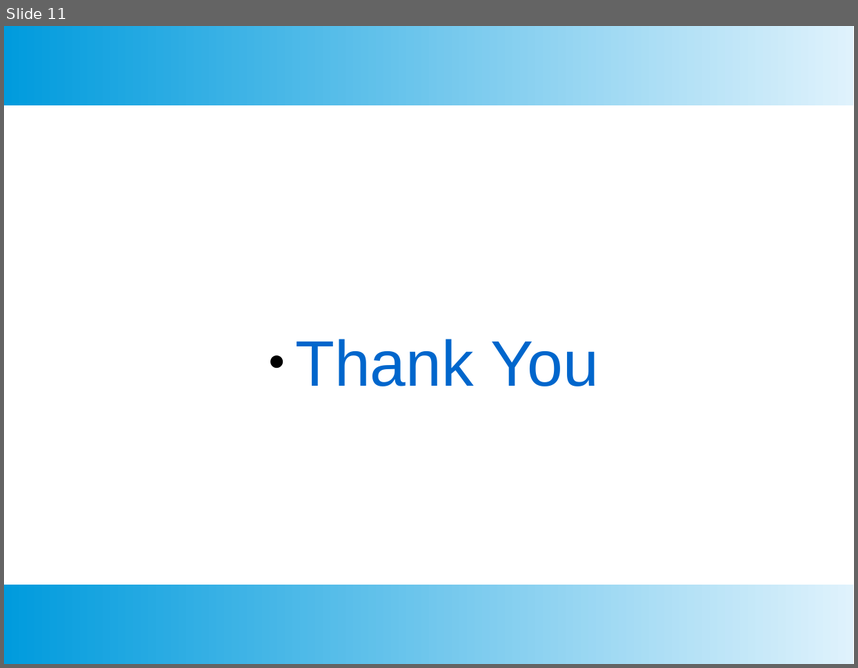
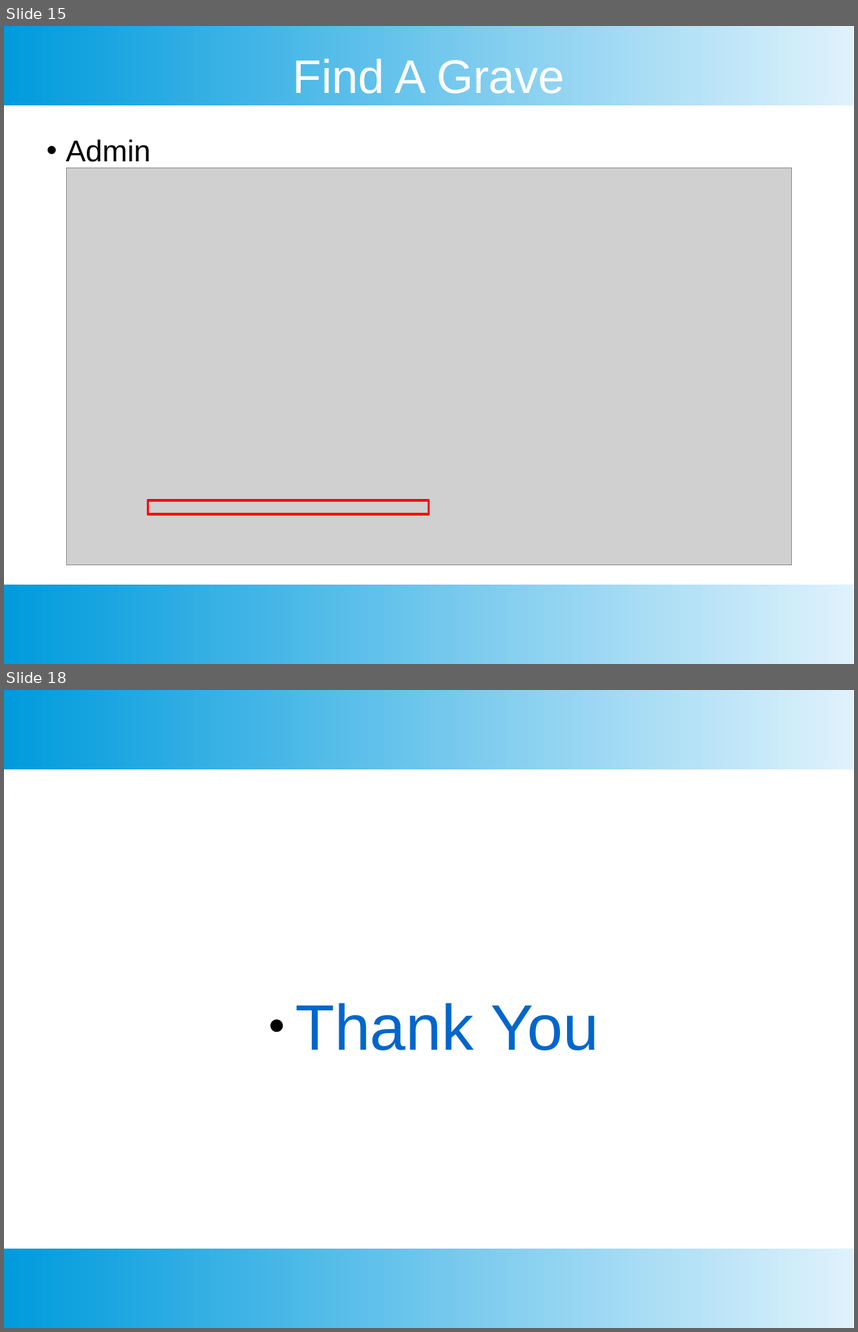
Before and after one commit to Dowens00/veteransmuseum, a slide deck: MiscFiles/Final Presentation V2.pptx. Shown one above the other, each under a label of ours: slide 11 before the commit, slides 15 and 18 after it; the slides between them are not shown. The pictures are 858x668 and 858x1332 pixels, drawn with LibreOffice and Linux fonts; fonts in the diff are those of the drawing; grey boxes stand for pictures. Boxes give left, top, right and bottom in pixels: in the first picture for what was removed or moved away, otherwise in the second. Text is boxed around its words. In the diff, an @@ line names an element or a change of style, - is before the commit and + after.

```diff
--- a/MiscFiles/Final Presentation V2.pptx
+++ b/MiscFiles/Final Presentation V2.pptx
@@ slide 15 added at box(4, 26, 854, 664), background #FFFFFF; not listed: 2 template elements that a slide beside it also shows @@
@@ title added at box(292, 58, 565, 94), 44 pt, text #FFFFFF @@
+Find A Grave
@@ subtitle added at box(66, 139, 151, 162), 28 pt, text #000000 @@
+• Admin
@@ picture added at box(67, 168, 791, 564) @@
@@ rectangle added at box(148, 501, 429, 515), outline #FF0000 2 pt @@
@@ what was slide 11 is now slide 18 @@
```
Also in this commit, not shown: 6 other slides added.
